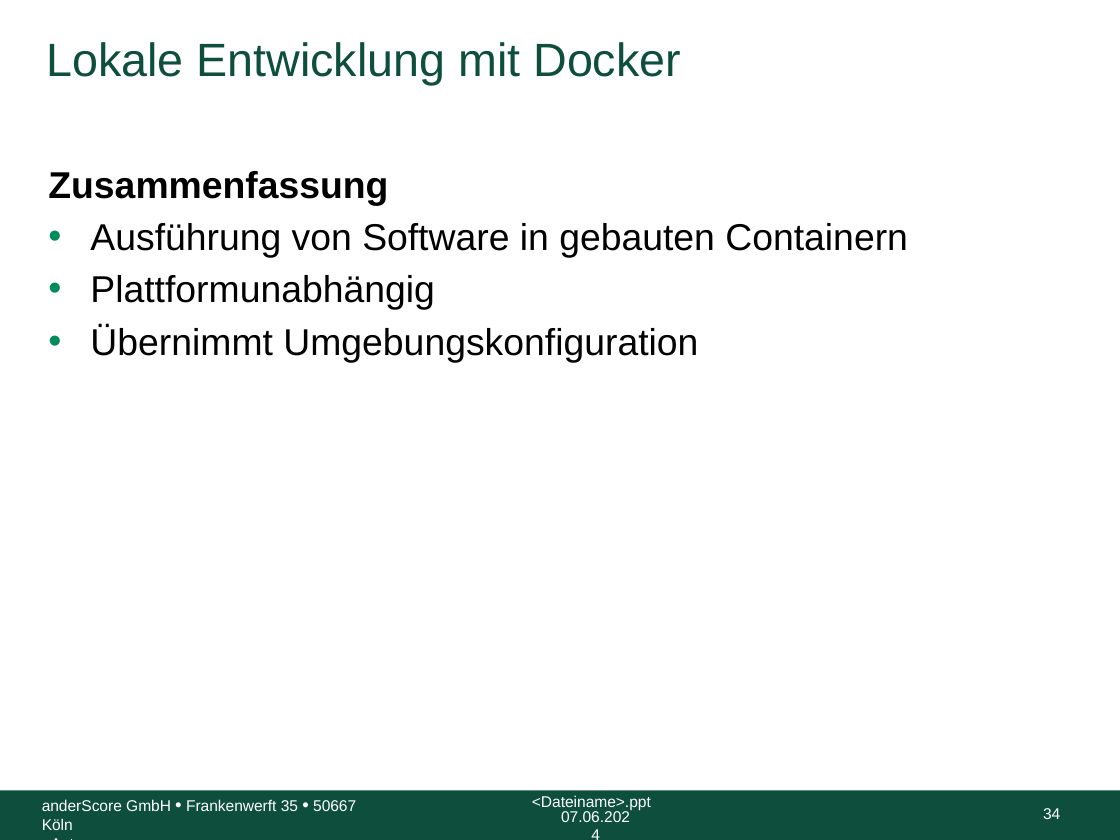
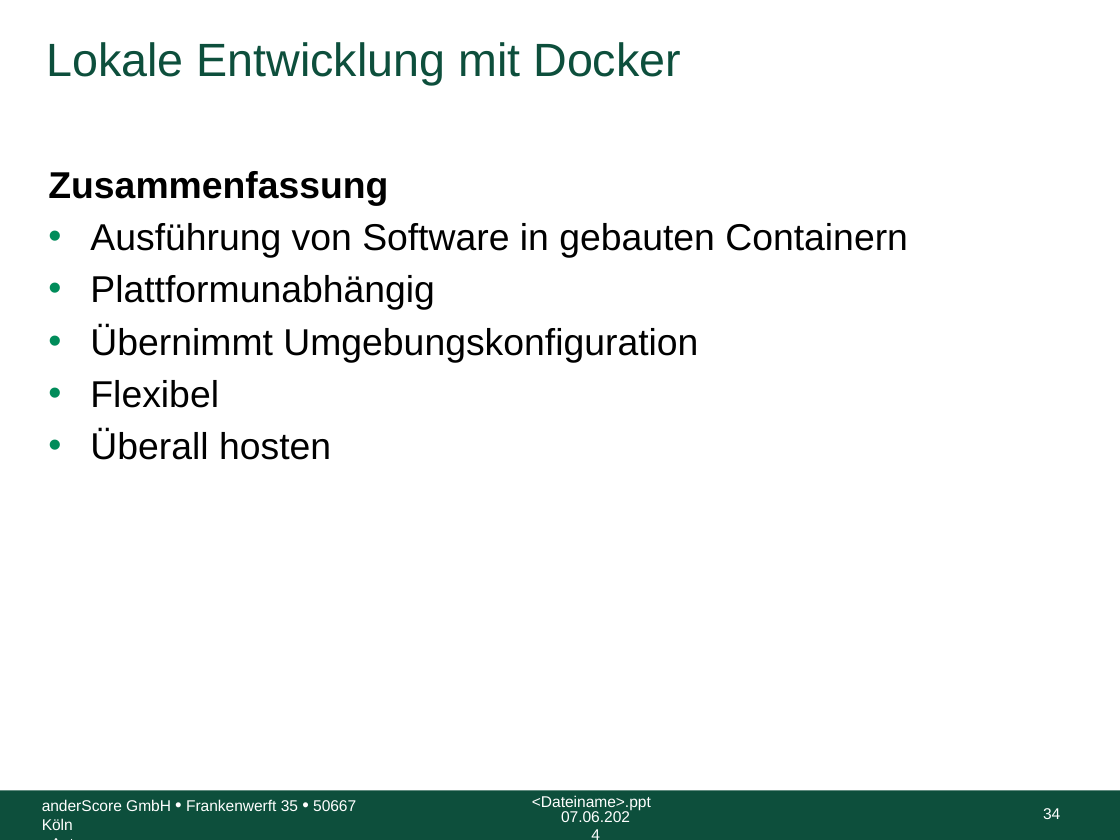
Before and after one commit to anderscore-gmbh/gitlab, a slide deck: slide 34 of slides/Tag-3_2-Docker.pptx. Drawn at 1120x840 pixels with LibreOffice and Linux fonts; fonts in the diff are those of the drawing; background and template pictures are left out. Boxes give left, top, right and bottom in pixels: in the first picture for what was removed or moved away, otherwise in the second. Text is boxed around its words. In the diff, an @@ line names an element or a change of style, - is before the commit and + after.

Commit message:
Typos und Notizen 3-2 Docker

```diff
--- a/slides/Tag-3_2-Docker.pptx
+++ b/slides/Tag-3_2-Docker.pptx
@@ text at box(90, 380, 331, 460): paragraphs added @@
+• Flexibel
+• Überall hosten
```
Also in this commit, not shown: 4 other slides changed.
